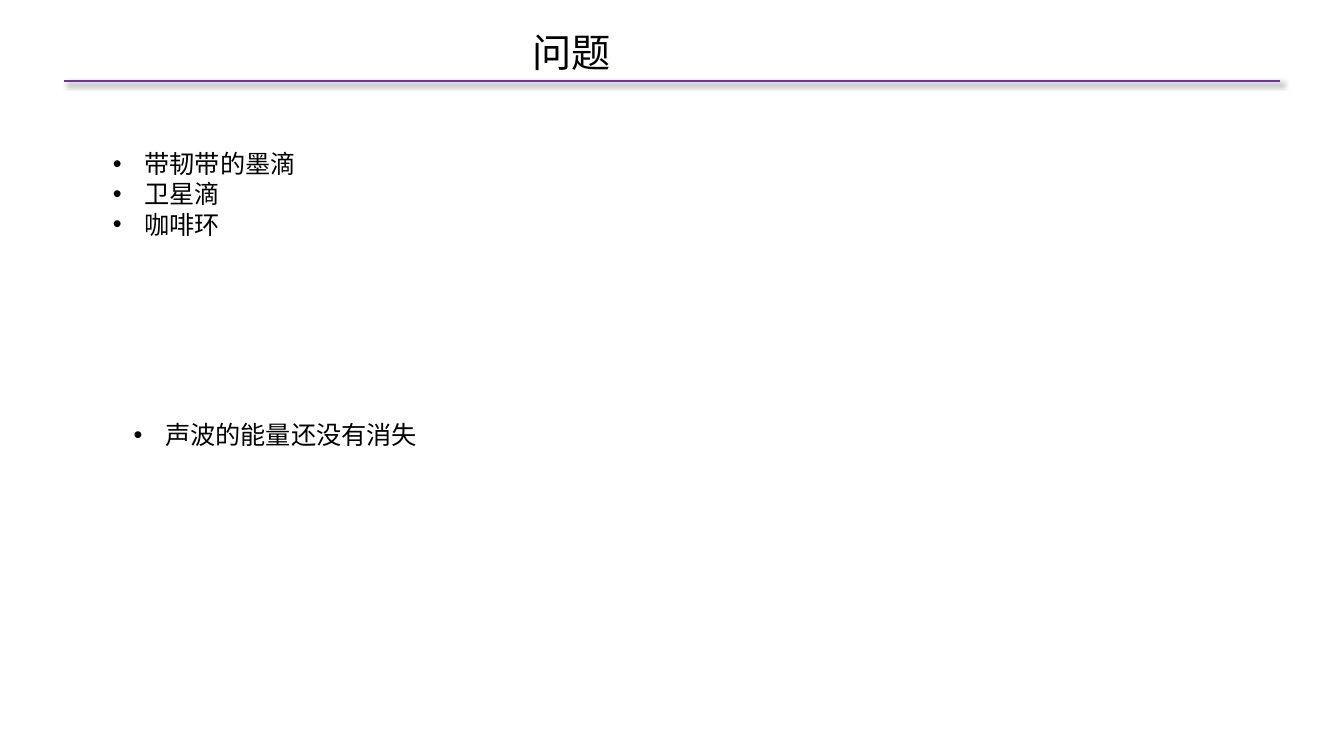
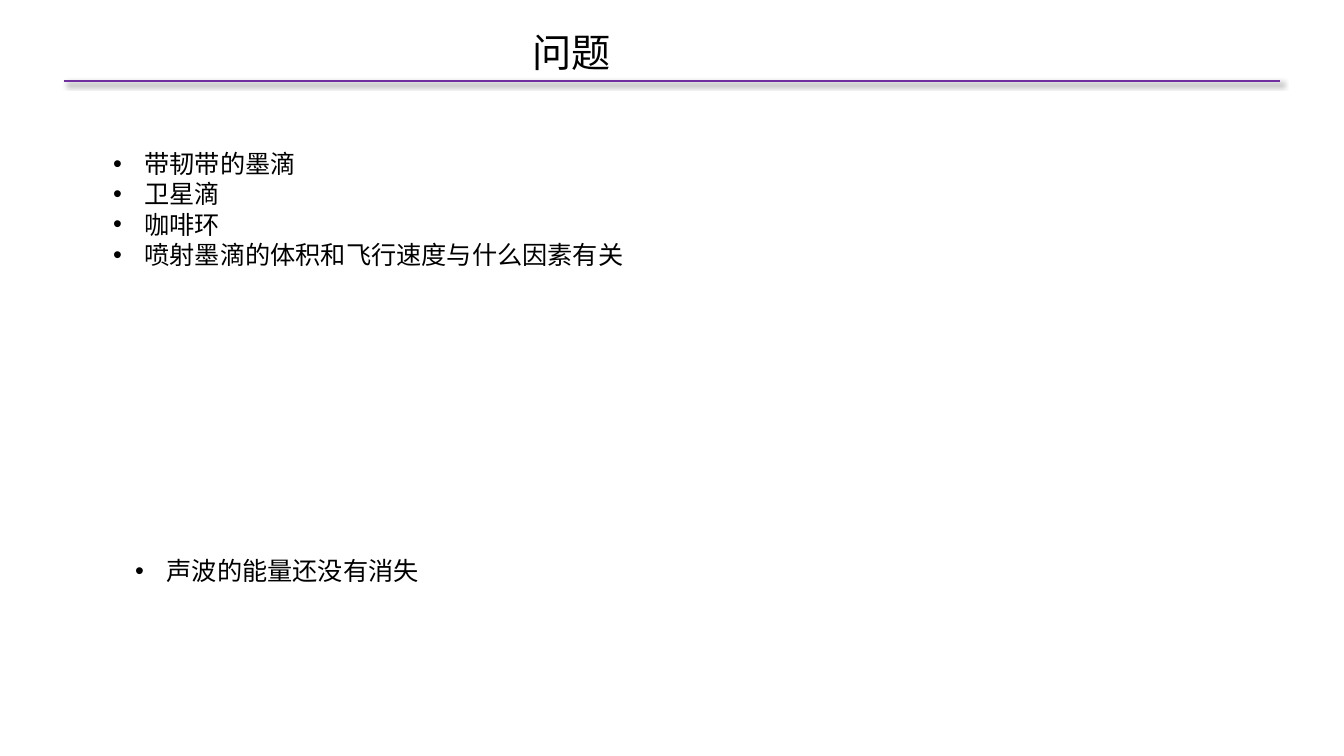
Before and after one commit to jysvs/Mytest, a slide deck: slide 15 of PPT/喷墨打印总结/喷墨打印总结.pptx (slide 10 before the commit). Drawn at 1344x756 pixels with LibreOffice and Linux fonts; fonts in the diff are those of the drawing. Boxes give left, top, right and bottom in pixels: in the first picture for what was removed or moved away, otherwise in the second. Text is boxed around its words. In the diff, an @@ line names an element or a change of style, - is before the commit and + after.

```diff
--- a/PPT/喷墨打印总结/喷墨打印总结.pptx
+++ b/PPT/喷墨打印总结/喷墨打印总结.pptx
@@ text at box(145, 242, 624, 266): paragraph added @@
+• 喷射墨滴的体积和飞行速度与什么因素有关
@@ text "声波的能量还没有消失": place and size @@
-text "声波的能量还没有消失" at box(165, 422, 417, 446)
+text "声波的能量还没有消失" at box(167, 558, 419, 582)
```
Also in this commit, not shown: 6 other slides changed, 6 slides added, 12 other files.
